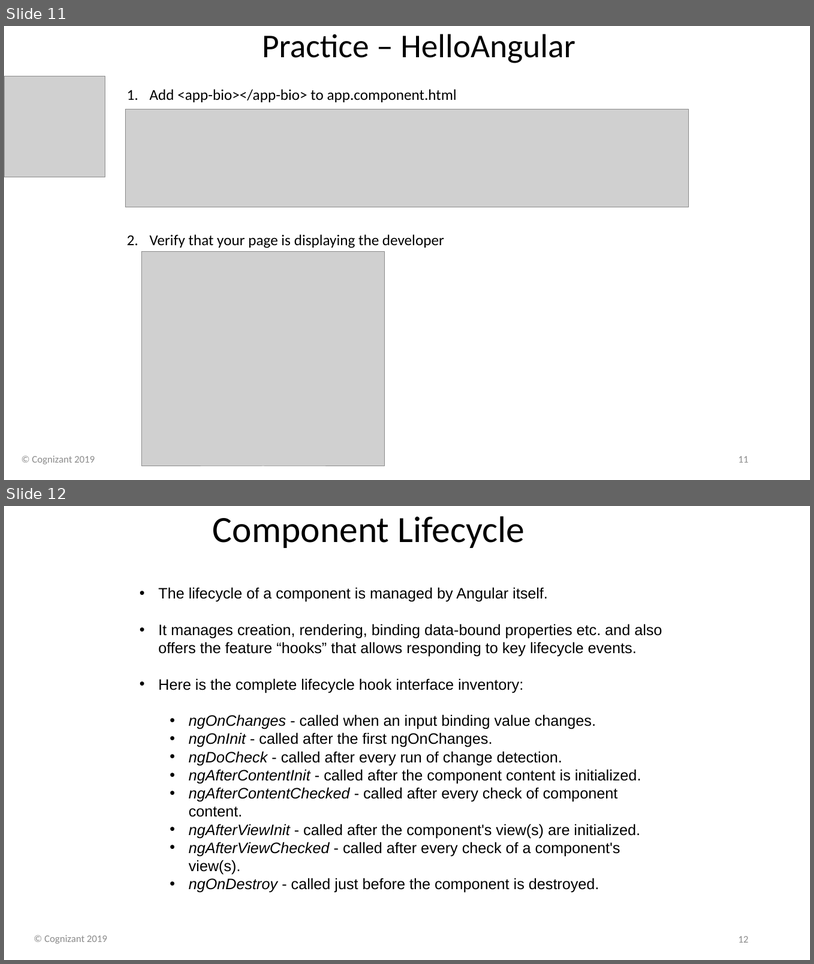
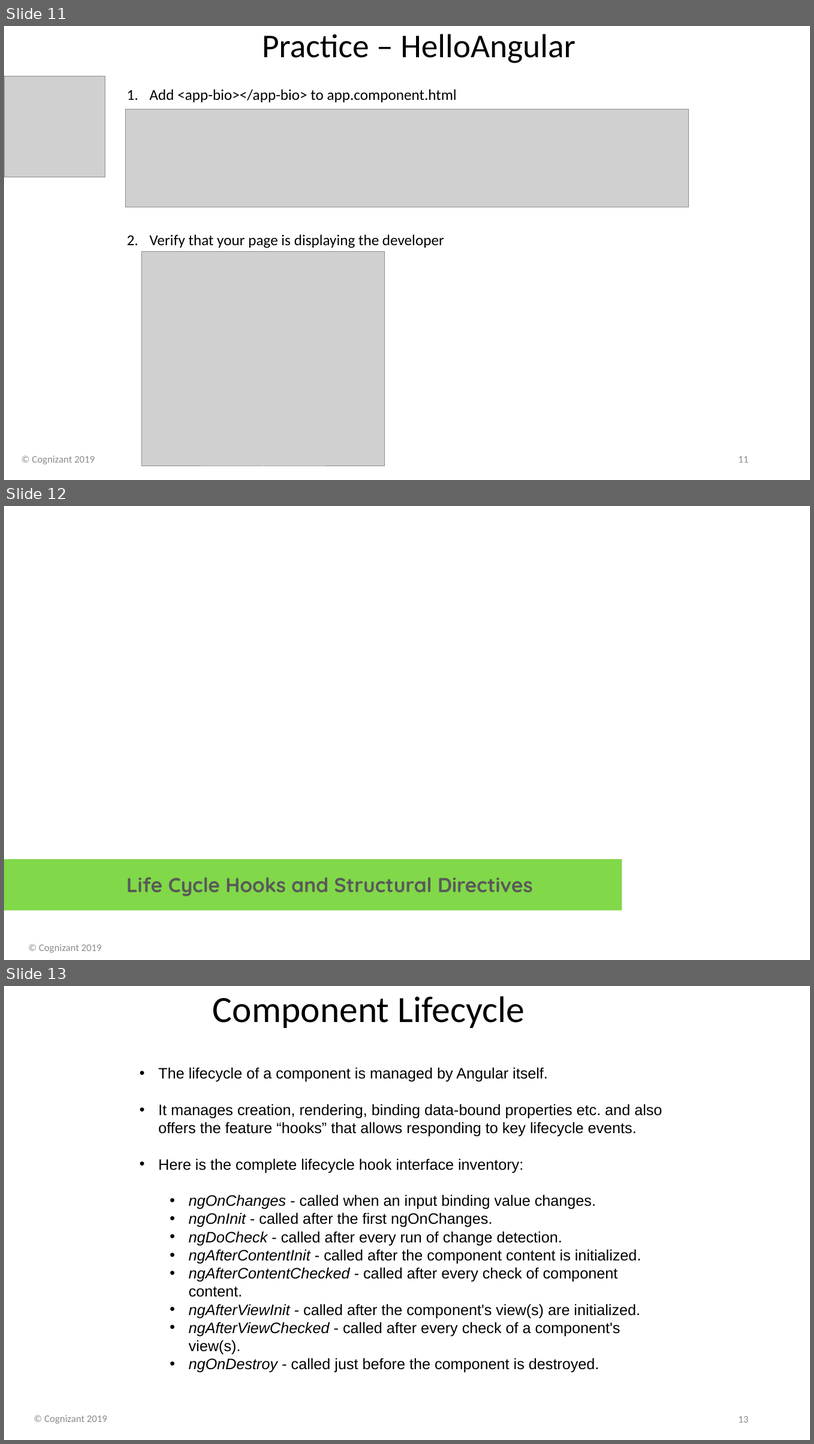
Before and after one commit to davembrownx/PowerPoint-Decks, a slide deck: Angular 8 Day 3 Components, Directives and Routes.pptx. Shown one above the other, each under a label of ours: slides 11 and 12 before the commit, slides 11, 12 and 13 after it. The pictures are 814x964 and 814x1444 pixels, drawn with LibreOffice and Linux fonts; fonts in the diff are those of the drawing; grey boxes stand for pictures; background and template pictures are left out. Boxes give left, top, right and bottom in pixels: in the first picture for what was removed or moved away, otherwise in the second. Text is boxed around its words. In the diff, an @@ line names an element or a change of style, - is before the commit and + after.

```diff
--- a/Angular 8 Day 3 Components, Directives and Routes.pptx
+++ b/Angular 8 Day 3 Components, Directives and Routes.pptx
@@ slide 12 added at (x1=4, y1=506, x2=810, y2=960), background picture (left out) @@
@@ rectangle added at (x1=4, y1=859, x2=622, y2=910), fill #81D849 @@
@@ text added at (x1=126, y1=877, x2=533, y2=896), 24 pt, text #595959, bold @@
+  Life Cycle Hooks and Structural Directives
@@ text added at (x1=39, y1=943, x2=102, y2=952), 12 pt, text #8C8C8C @@
+© Cognizant 2019
@@ what was slide 12 is now slide 13 @@
@@ page number at (x1=738, y1=1416, x2=749, y2=1422): text changed @@
-12
+13
```
